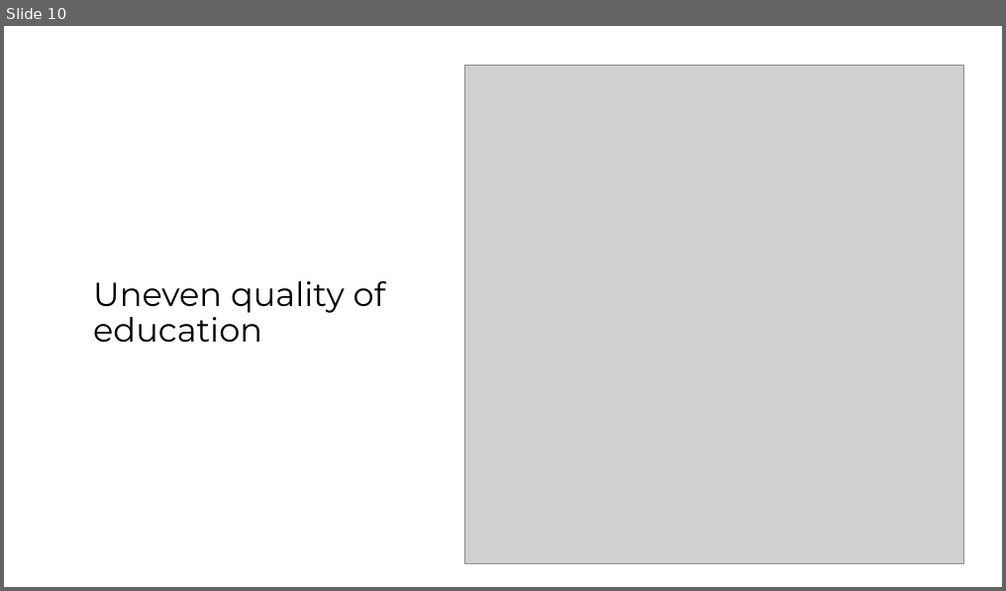
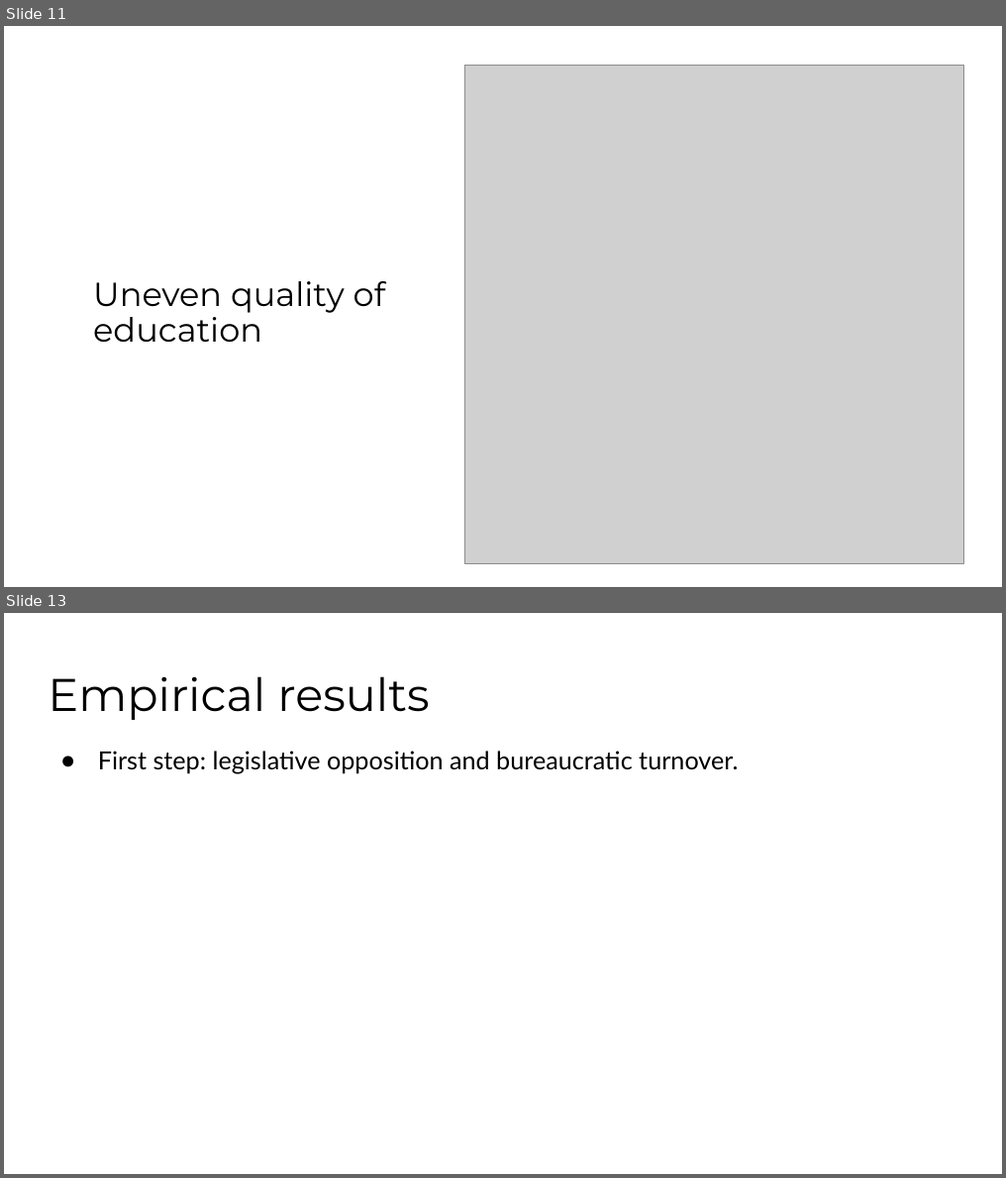
Before and after one commit to galileukim/patronage-education, a slide deck: presentation/2020_presentation_patronage_brazil_lab.pptx. Shown one above the other, each under a label of ours: slide 10 before the commit, slides 11 and 13 after it; the slides between them are not shown. The pictures are 1006x591 and 1006x1178 pixels, drawn with LibreOffice and Linux fonts; fonts in the diff are those of the drawing; grey boxes stand for pictures. Boxes give left, top, right and bottom in pixels: in the first picture for what was removed or moved away, otherwise in the second. Text is boxed around its words. In the diff, an @@ line names an element or a change of style, - is before the commit and + after.

```diff
--- a/presentation/2020_presentation_patronage_brazil_lab.pptx
+++ b/presentation/2020_presentation_patronage_brazil_lab.pptx
@@ slide 13 added at bbox=[4, 613, 1002, 1174], background #FFFFFF @@
@@ title added at bbox=[48, 676, 429, 720], 33 pt, text #000000 @@
+Empirical results
@@ text added at bbox=[98, 751, 738, 774], 18 pt, text #000000 @@
+● First step: legislative opposition and bureaucratic turnover.
@@ what was slide 10 is now slide 11 @@
```
Also in this commit, not shown: 1 slide changed, 1 other slide added, 4 other files.
